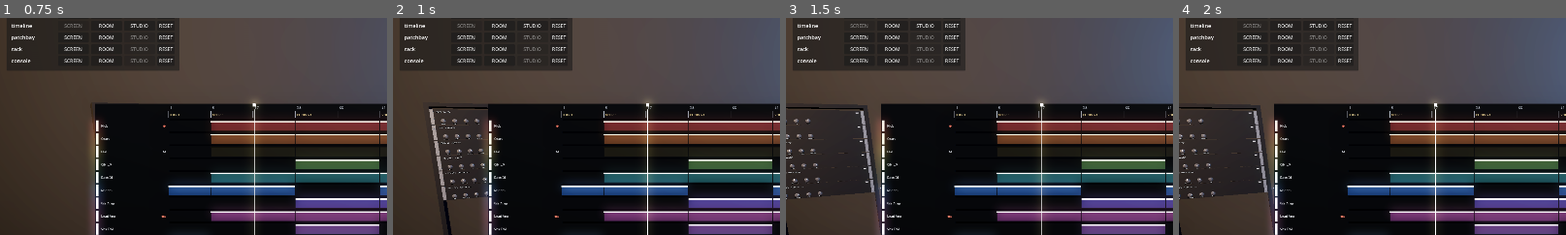
Above: before the commit, frames 1-4 (left to right).
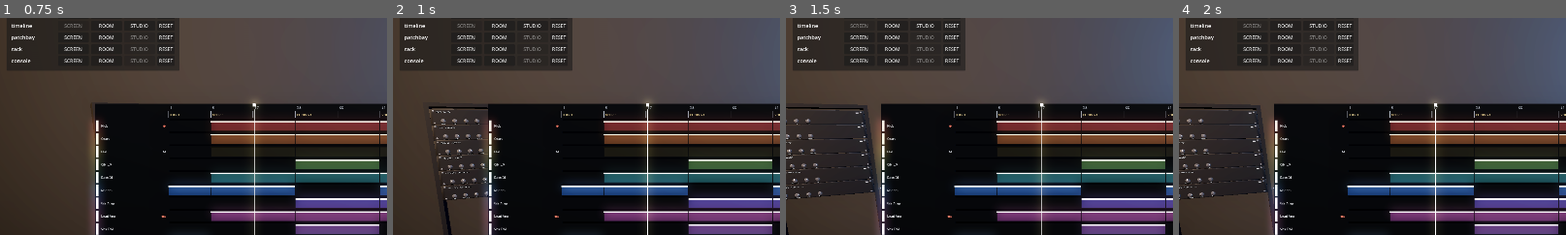
Above: after the commit, the same moments.

Repository: jacob-sabella/gd-dawlings
Game: Godot game, scene res://scenes/bootstrap.tscn
Two runs of this game, one before a commit and one after it. Both use one fixed random seed, a clock stepped at 60 frames per second and the inputs below.
Inputs (mouse positions are % of the whole screen's width and height, from its top left):
- Up to frame 1 (0.75 s): tap Enter at 0.5 s; move the mouse to (72, 45) at 0.52 s; hold D from 0.53 s (still down); tap Tab at 0.6 s; click (72, 45) at 0.67 s
- Up to frame 2 (1 s): keep holding D
- Up to frame 3 (1.5 s): release D at 1.25 s; drag from (30, 55) to (45, 70) at 1.27 s
- Up to frame 4 (2 s): no input
The pictures show only the part of the screen within x 0-50%, y 9-59%; the shares and areas given below are measured in that part.

Frame 1 is identical in both runs. In frame 2, 0.5% of the frame differs, in the area x 9-25%, y 41-84%; in frame 3, 0.5%; in frame 4, 0.5%.

Commit message:
The rack ears were bolted onto the face, which is not what a rack ear is
The backlog said "rack ears" and that was the wrong unit of work twice over.

Wrong about the part: a rack panel has no ears bolted to it. The ENDS of the
panel are the ears, with oblong holes cut through them. The old code drew two
raised plates on the face, which was modelling a misunderstanding, and it is
the thing that looked off about the rack without being nameable.

Wrong about the scope: the question that worked for the reel works here too --
which half does not depend on the session? A rack is as tall as the session has
plugins, so the rack is procedural. But a 2U panel is nineteen inches by 2U in
every session there has ever been. The whole faceplate is the part; only how
many of them varies.

So: one panel, chamfered on all twelve edges, with four standard 1/4 x 3/8
oblongs through the ends and a pan-head screw in each. The chamfer is what
actually reads -- 1.2mm is nothing up close and it puts a continuous highlight
down 483mm of edge, which at rack distance is the strongest cue that the thing
is folded metal rather than a rectangle.

Screws sit near the ends, where a panel is actually bolted. The old pair at half
a U landed a quarter of the way down a 2U face and read as two pairs of dots.

One trap: _parts.cone() stands along Z, and a screw head's axis is Y. A cone
placed by its z argument comes out as a flat disc lying IN the panel -- which
exports, renders, and is invisible, because a disc edge-on to the face is
nothing at all. Heads are cylinders with a bevelled rim now.

458 checks, 0 failed.

Diff:
--- a/hardware/rack/rack_unit.gd
+++ b/hardware/rack/rack_unit.gd
@@ -17,6 +17,7 @@
 const U := 0.0445
 const UNITS_TALL := 2
 const MAX_KNOBS := 8
+const MESH_PATH := "res://assets/hardware/rack_panel.glb"
 
 var track_index: int = 0
 var fx_index: int = 0
@@ -38,8 +39,10 @@
 	return U * UNITS_TALL
 
 
-func _ready() -> void:
-	var h := height()
+## The pre-Blender faceplate: a slab, two raised ear plates and four pegs. Kept so a missing
+## asset is a plainer rack rather than knobs floating in mid air.
+func _stand_in(h: float) -> Node3D:
+	var holder := Node3D.new()
 
 	var face := MeshInstance3D.new()
 	var face_mesh := BoxMesh.new()
@@ -47,10 +50,8 @@
 	face.mesh = face_mesh
 	face.position = Vector3(0, 0, -0.006)
 	face.material_override = Materials.chassis()
-	add_child(face)
+	holder.add_child(face)
 
-	# Rack ears with screw holes, at the two standard mounting positions. The detail is cheap and
-	# it is most of what makes a box read as rack gear rather than as a box.
 	for side in [-1.0, 1.0]:
 		var ear := MeshInstance3D.new()
 		var ear_mesh := BoxMesh.new()
@@ -58,7 +59,7 @@
 		ear.mesh = ear_mesh
 		ear.position = Vector3(side * (RACK_WIDTH * 0.5 - 0.009), 0, 0.002)
 		ear.material_override = Materials.brushed_metal()
-		add_child(ear)
+		holder.add_child(ear)
 		for sy in [-1.0, 1.0]:
 			var screw := MeshInstance3D.new()
 			var screw_mesh := CylinderMesh.new()
@@ -70,7 +71,28 @@
 			screw.rotation_degrees = Vector3(90, 0, 0)
 			screw.position = Vector3(side * (RACK_WIDTH * 0.5 - 0.009), sy * U * 0.5, 0.005)
 			screw.material_override = Materials.cap_plastic(Color(0.3, 0.31, 0.33))
-			add_child(screw)
+			holder.add_child(screw)
+	return holder
+
+
+func _ready() -> void:
+	var h := height()
+
+	# The faceplate, ears and mounting hardware as one authored part. The ears are not bolted
+	# on: the ends of a rack panel ARE its ears, with oblong holes through them, which is what
+	# the four raised plates this used to draw were getting wrong.
+	var panel := Part.build(
+		MESH_PATH,
+		Materials.chassis(),
+		{"screw": Materials.brushed_metal()},
+	)
+	if panel != null:
+		# Modelled standing, so no correcting rotation -- only the shift that puts its front
+		# face on z = 0, where every knob and label on this unit was laid out against.
+		panel.position = Vector3(0, 0, -0.006)
+		add_child(panel)
+	else:
+		add_child(_stand_in(h))
 
 	_name_label = Label3D.new()
 	_name_label.font_size = 52
--- a/tests/run_tests.gd
+++ b/tests/run_tests.gd
@@ -1038,6 +1038,7 @@
 		Fader.MESH_PATH: {"size": Vector3(0.0152, 0.0224, 0.0140), "accent": "indicator"},
 		TapeDeck.MESH_PATH: {"size": Vector3(0.1705, 0.0160, 0.1705), "accent": "hub"},
 		PatchPoint.MESH_PATH: {"size": Vector3(0.0160, 0.0220, 0.0185), "accent": "bore"},
+		RackUnit.MESH_PATH: {"size": Vector3(0.4840, 0.0890, 0.0140), "accent": "screw"},
 	}
 	for path in parts:
 		var accent: String = parts[path]["accent"]
Binary file added: assets/hardware/rack_panel.glb
Not shown, added: assets/hardware/rack_panel.glb.import
Not shown, changed: docs/architecture.md
Not shown, changed: docs/loop_backlog.md
Not shown, added: tools/blender/rack_panel.py
